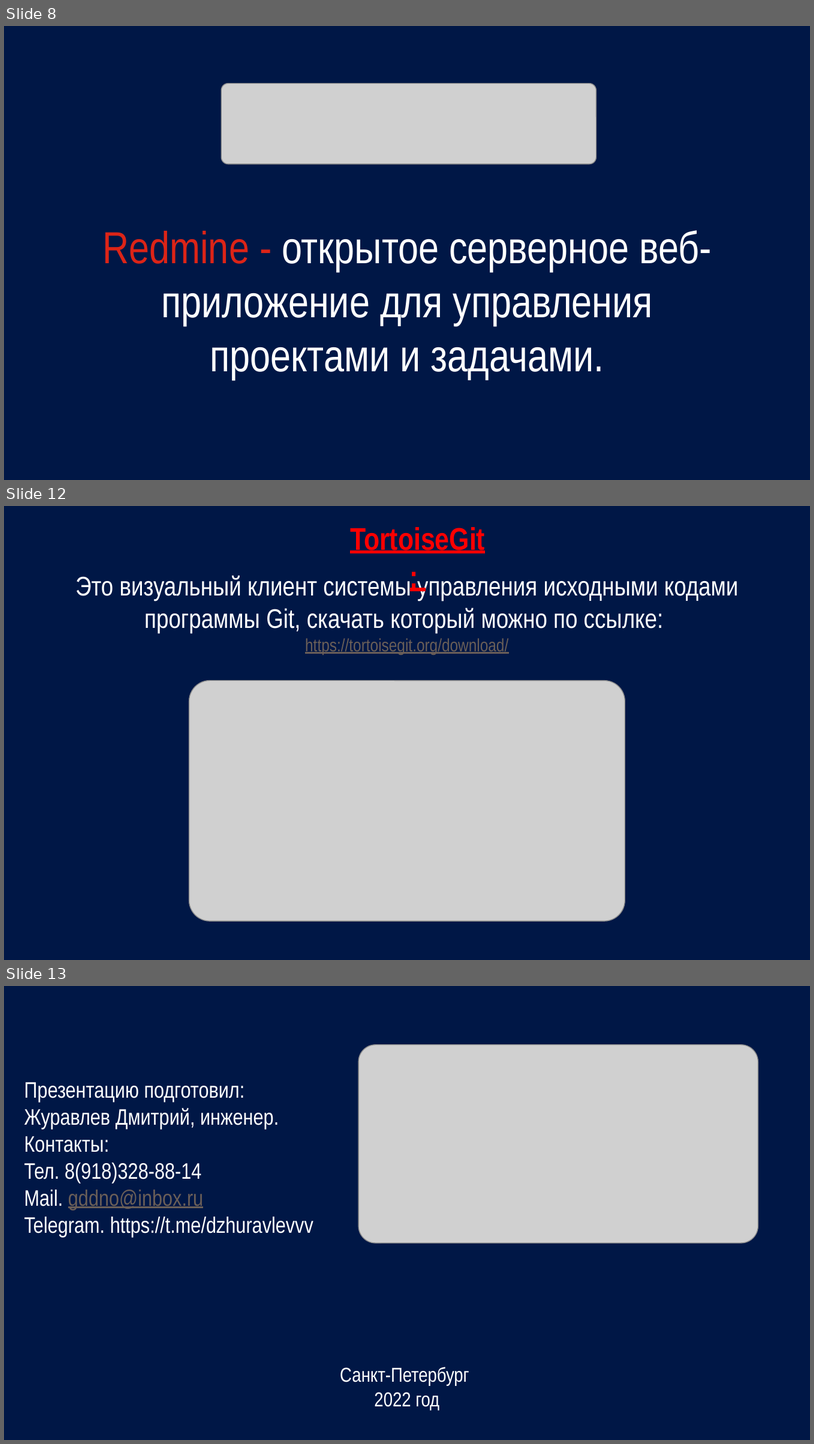
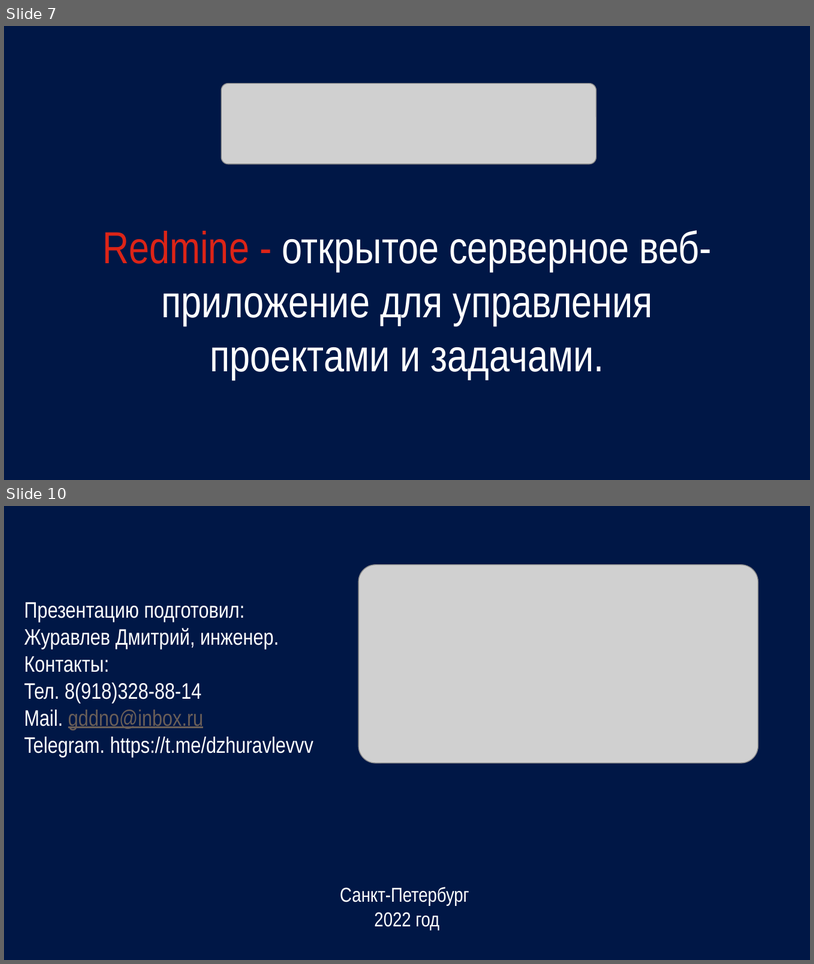
Before and after one commit to gddno/Redmine, a slide deck: Redmine.pptx. Shown one above the other, each under a label of ours: slides 8, 12 and 13 before the commit, slides 7 and 10 after it; the slides between them are not shown. The pictures are 814x1444 and 814x964 pixels, drawn with LibreOffice and Linux fonts; fonts in the diff are those of the drawing; grey boxes stand for pictures. Boxes give left, top, right and bottom in pixels: in the first picture for what was removed or moved away, otherwise in the second. Text is boxed around its words. In the diff, an @@ line names an element or a change of style, - is before the commit and + after.

```diff
--- a/Redmine.pptx
+++ b/Redmine.pptx
@@ slide 12 removed at [4,506,810,960], background #001746 @@
@@ text removed at [350,527,485,553] @@
-TortoiseGit:
@@ title removed at [75,575,739,655] @@
-Это визуальный клиент системы управления исходными кодами программы Git, скачать который можно по ссылке: https://tortoisegit.org/download/
@@ picture removed at [189,680,626,921] @@
@@ what was slide 8 is now slide 7 @@
@@ what was slide 13 is now slide 10 @@
```
Also in this commit, not shown: 1 slide changed, 2 other slides removed, 4 other files.
